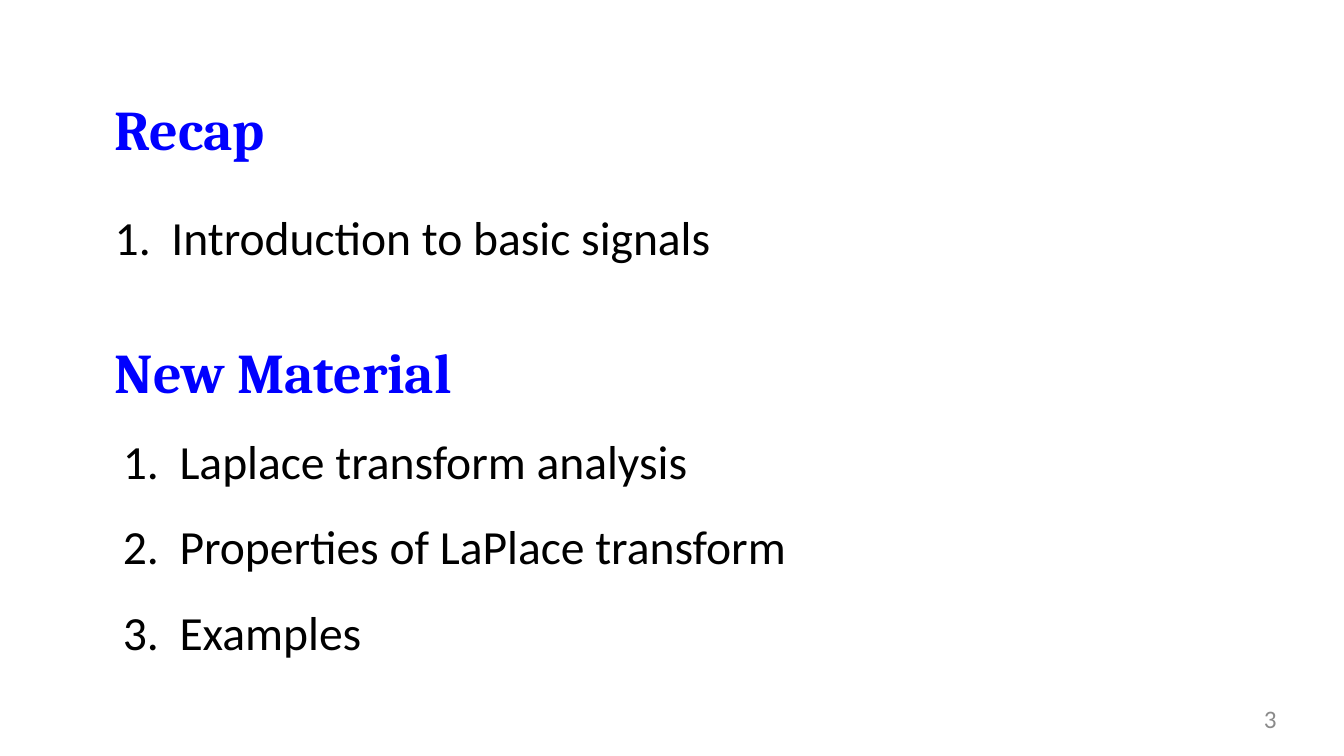
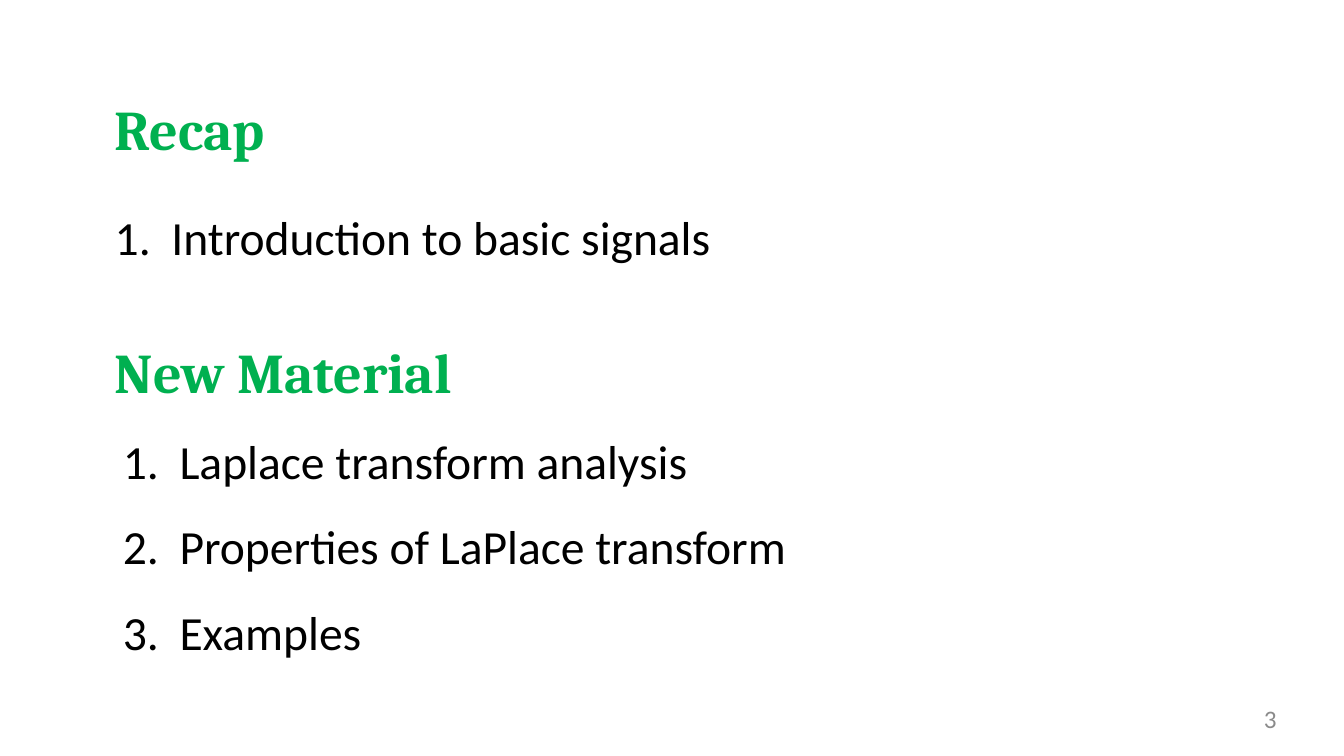
Before and after one commit to salmanrazzaq1993/AUM-WORK, a slide deck: slide 3 of PP WORK/Instructor Version/Week 2/Week 2 lecture 2 LT.pptx. Drawn at 1344x756 pixels with LibreOffice and Linux fonts; fonts in the diff are those of the drawing; background and template pictures are left out. Boxes give left, top, right and bottom in pixels: in the first picture for what was removed or moved away, otherwise in the second. Text is boxed around its words. In the diff, an @@ line names an element or a change of style, - is before the commit and + after.

```diff
--- a/PP WORK/Instructor Version/Week 2/Week 2 lecture 2 LT.pptx
+++ b/PP WORK/Instructor Version/Week 2/Week 2 lecture 2 LT.pptx
@@ text "Recap" at (x1=115, y1=112, x2=265, y2=162): text colour #0000FF to #00B050 @@
@@ text "New Material" at (x1=115, y1=354, x2=451, y2=394): text colour #0000FF to #00B050 @@
```
Also in this commit, not shown: 9 other slides changed, 2 slides added.
